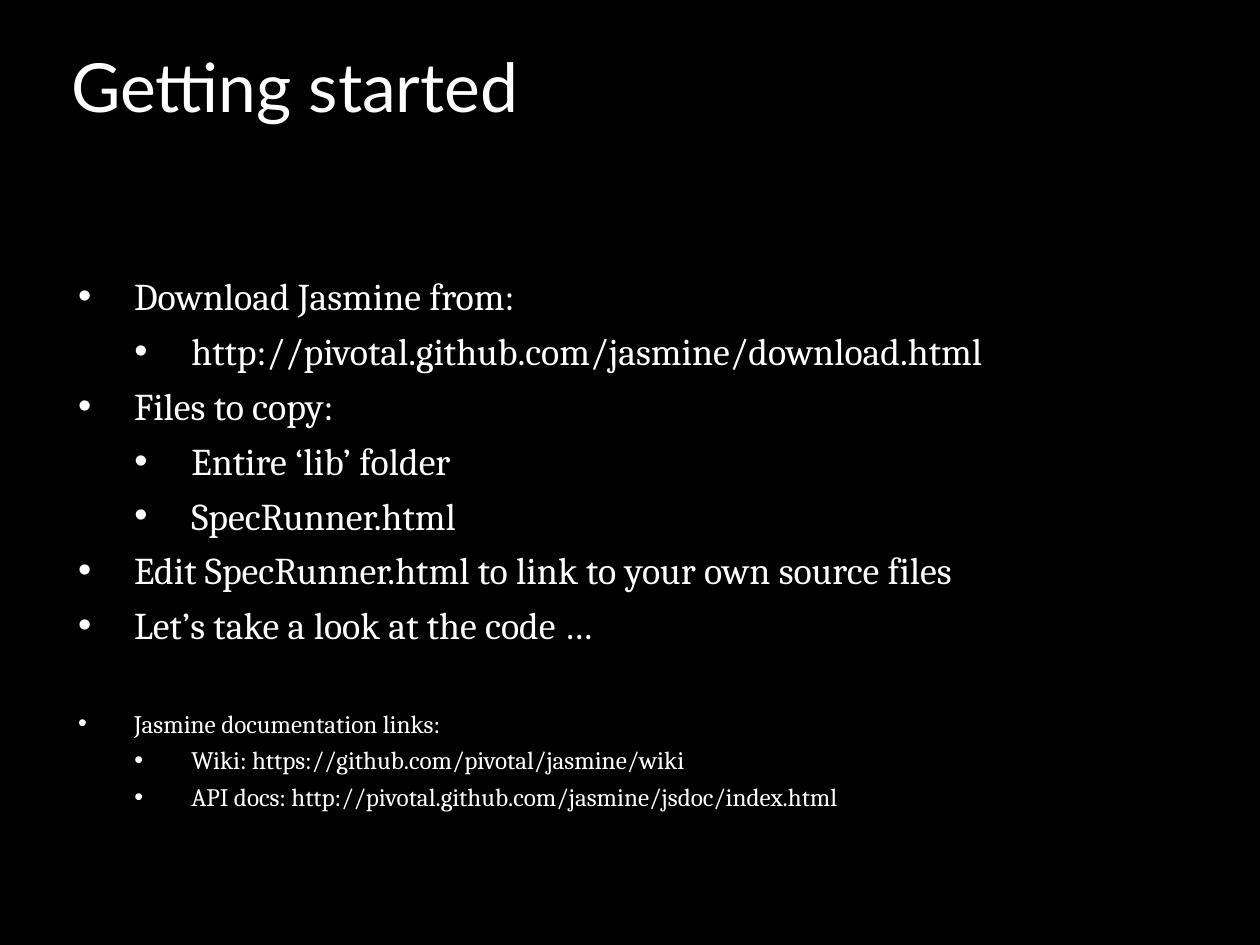
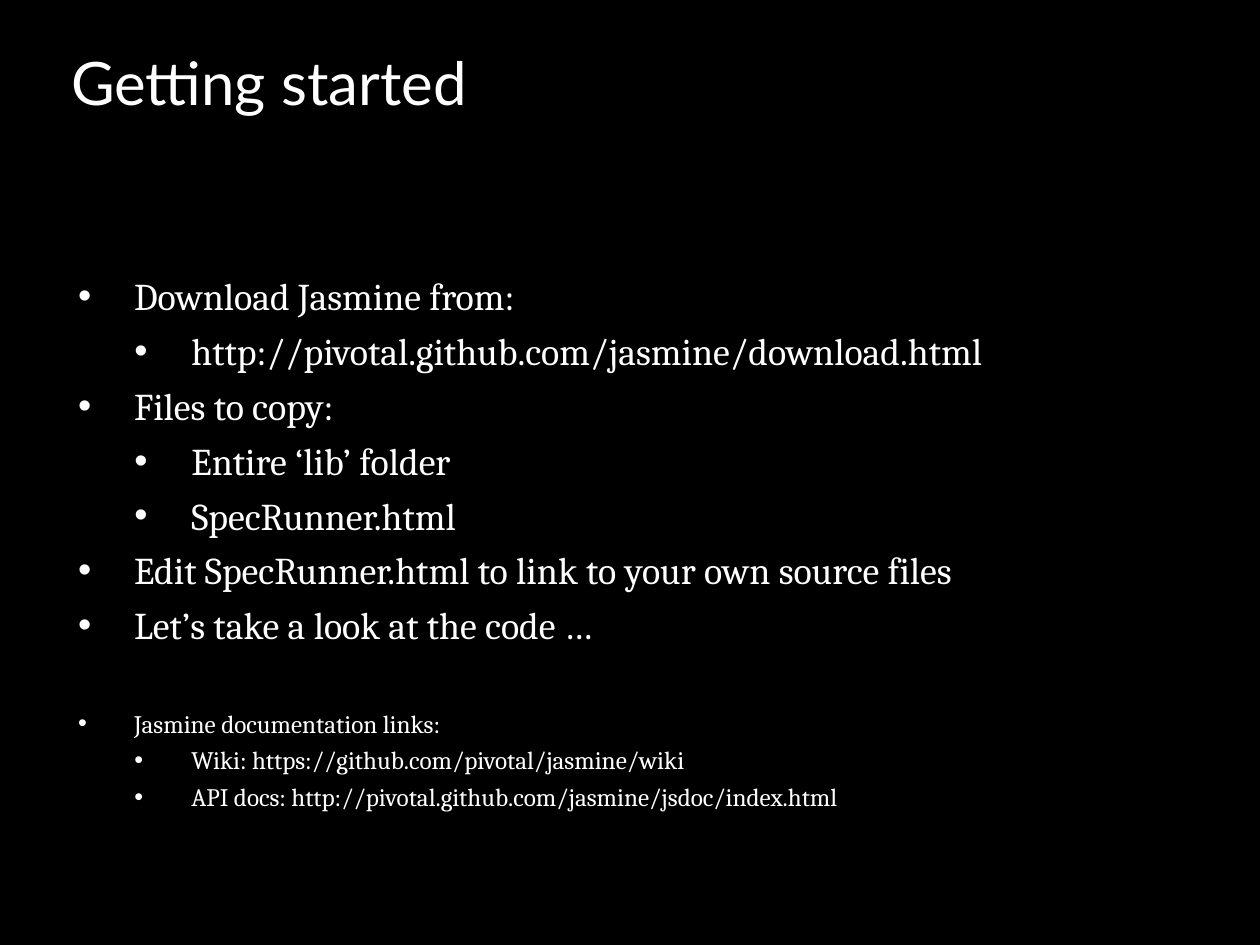
Before and after one commit to jomontanari/JasmineBowlingGame, a slide deck: slide 5 of TestingJavaScript_with_Jasmine.ppt. Drawn at 1260x945 pixels with LibreOffice and Linux fonts; fonts in the diff are those of the drawing; background and template pictures are left out. Boxes give left, top, right and bottom in pixels: in the first picture for what was removed or moved away, otherwise in the second. Text is boxed around its words. In the diff, an @@ line names an element or a change of style, - is before the commit and + after.

```diff
--- a/TestingJavaScript_with_Jasmine.ppt
+++ b/TestingJavaScript_with_Jasmine.ppt
@@ title "Getting started" at box(71, 61, 466, 116): size 43 to 38 pt @@
```
Also in this commit, not shown: 8 other slides changed.
